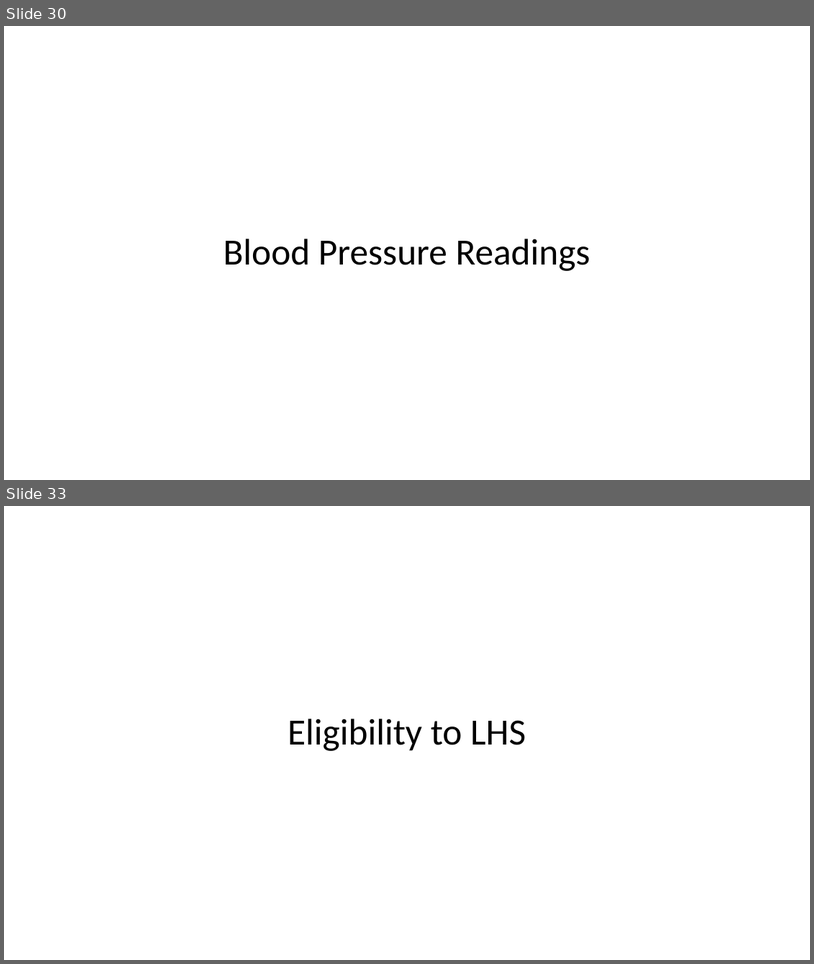
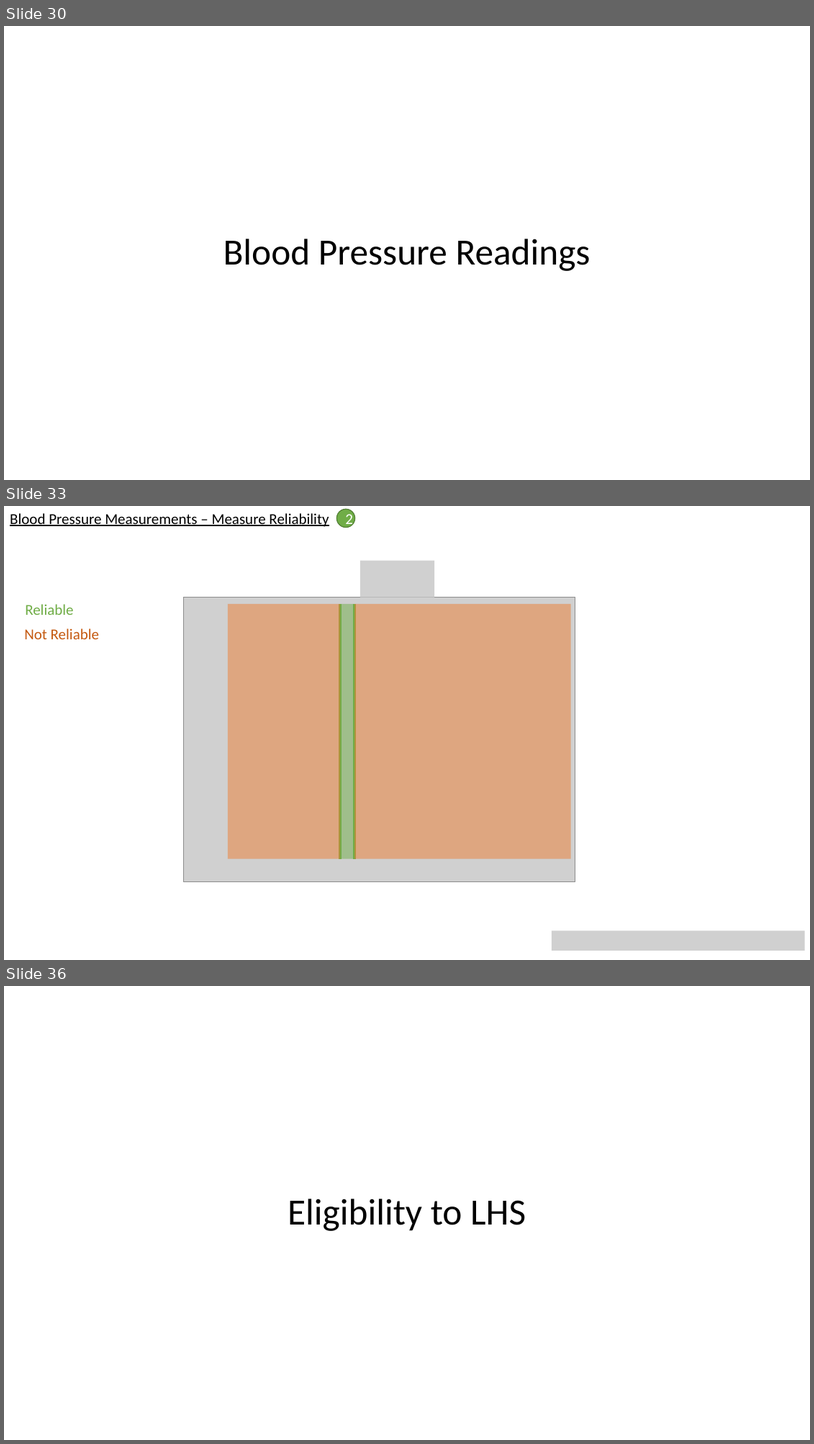
Before and after one commit to UPOD-datascience/ODIN, a slide deck: assets/ppt/data_exploration.pptx. Shown one above the other, each under a label of ours: slides 30 and 33 before the commit, slides 30, 33 and 36 after it; the slides between them are not shown. The pictures are 814x964 and 814x1444 pixels, drawn with LibreOffice and Linux fonts; fonts in the diff are those of the drawing; grey boxes stand for pictures. Boxes give left, top, right and bottom in pixels: in the first picture for what was removed or moved away, otherwise in the second. Text is boxed around its words. In the diff, an @@ line names an element or a change of style, - is before the commit and + after.

Commit message:
blood pressure finish

```diff
--- a/assets/ppt/data_exploration.pptx
+++ b/assets/ppt/data_exploration.pptx
@@ slide 33 added at (4, 506, 810, 960), background #FFFFFF @@
@@ text added at (10, 513, 329, 527), 18 pt, text #000000, underline @@
+Blood Pressure Measurements – Measure Reliability
@@ ellipse added at (337, 509, 355, 527), fill #70AD47, outline #538035 1 pt, 18 pt, text #FFFFFF @@
+2
@@ picture added at (360, 561, 435, 597) @@
@@ text added at (25, 604, 73, 615), 18 pt, text #70AD47 @@
+Reliable
@@ picture added at (184, 597, 576, 882) @@
@@ rectangle added at (228, 604, 340, 859), fill #ED7D31 at 50% opacity @@
@@ line added from (340, 604) to (340, 859), #70AD47 3 pt @@
@@ rectangle added at (340, 604, 355, 859), fill #70AD47 at 50% opacity @@
@@ line added from (355, 604) to (355, 859), #70AD47 3 pt @@
@@ rectangle added at (355, 604, 571, 859), fill #ED7D31 at 50% opacity @@
@@ text added at (24, 628, 99, 639), 18 pt, text #C55A11 @@
+Not Reliable
@@ picture added at (552, 931, 805, 951) @@
@@ what was slide 33 is now slide 36 @@
```
Also in this commit, not shown: 4 other slides added, 2 slides removed, 3 other files.
